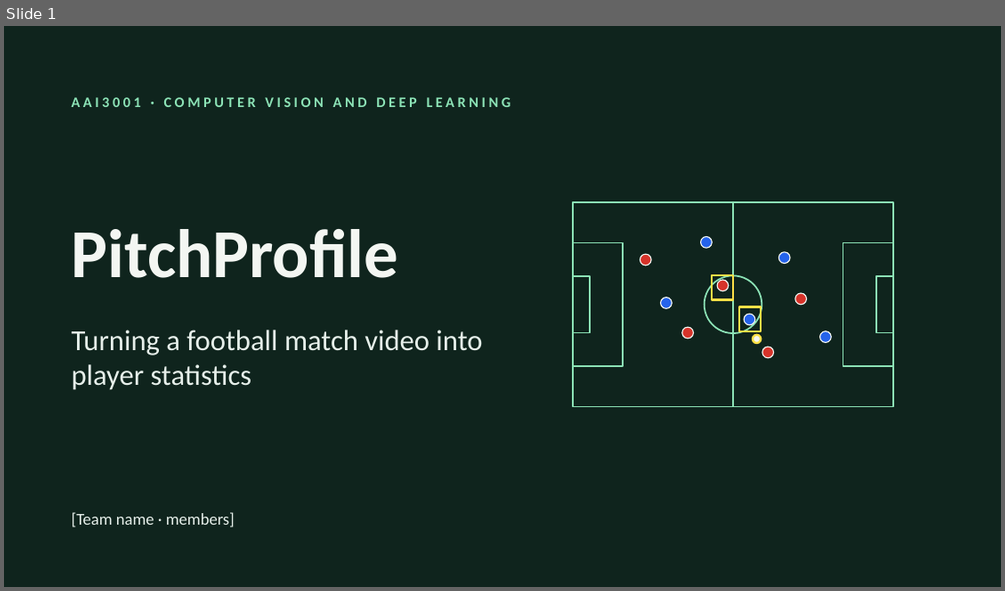
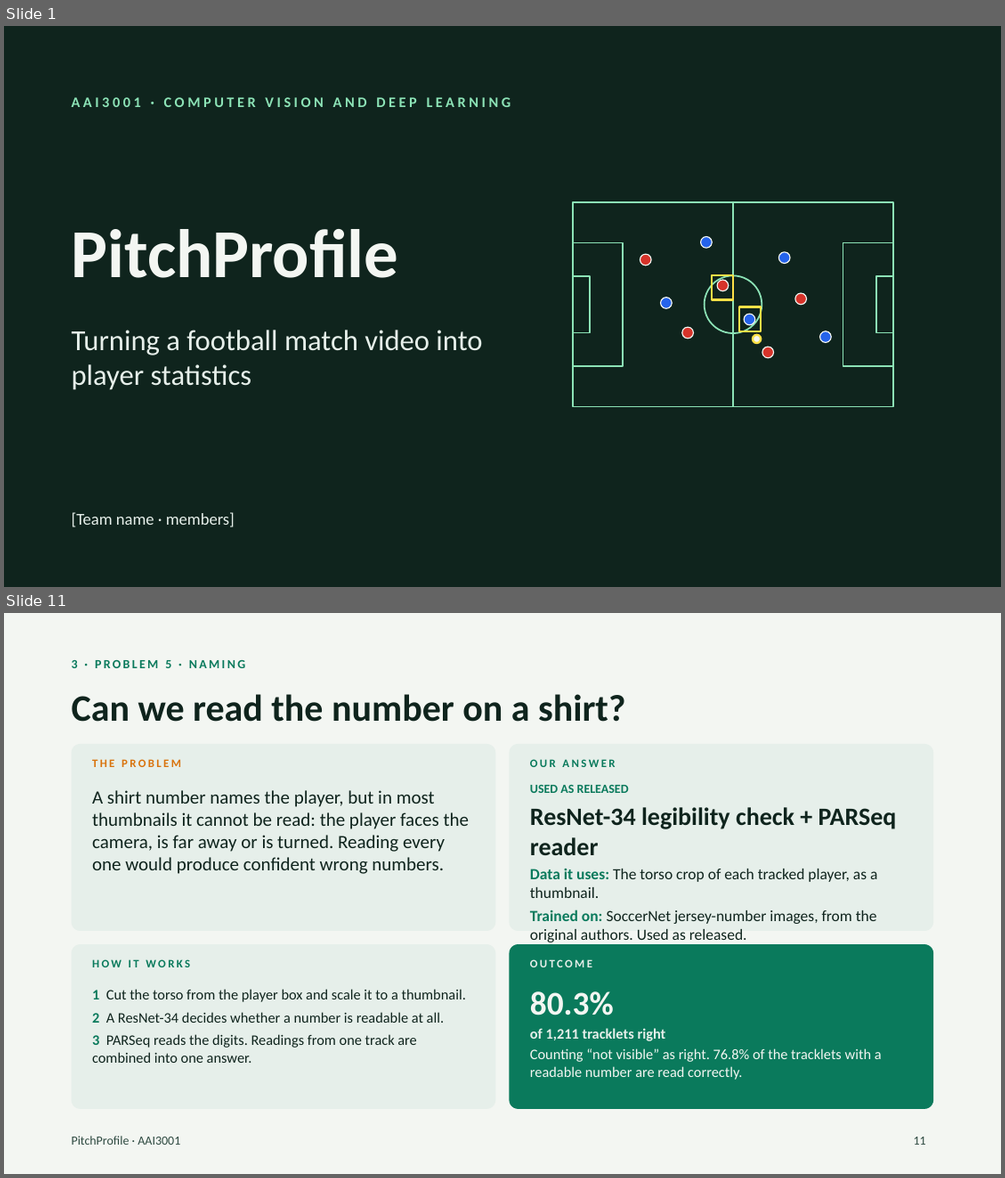
Before and after one commit to havochadi/AIFootballProfiler, a slide deck: Documentation/PitchProfile_Presentation.pptx. Shown one above the other, each under a label of ours: slide 1 before the commit, slides 1 and 11 after it; the slides between them are not shown. The pictures are 1005x591 and 1005x1178 pixels, drawn with LibreOffice and Linux fonts; fonts in the diff are those of the drawing. Boxes give left, top, right and bottom in pixels: in the first picture for what was removed or moved away, otherwise in the second. Text is boxed around its words. In the diff, an @@ line names an element or a change of style, - is before the commit and + after.

```diff
--- a/Documentation/PitchProfile_Presentation.pptx
+++ b/Documentation/PitchProfile_Presentation.pptx
@@ slide 11 added at (4,613,1001,1174), background #F3F6F2 @@
@@ text added at (72,660,245,668), 12 pt, text #0A7A5C, bold @@
+3 · PROBLEM 5 · NAMING
@@ title added at (72,694,625,722), 36 pt, text #0F241D, bold @@
+Can we read the number on a shirt?
@@ rounded rectangle added at (72,744,495,931), fill #E6EFEA @@
@@ rounded rectangle added at (509,744,933,931), fill #E6EFEA @@
@@ text added at (92,759,181,767), 11 pt, text #D9730D, bold @@
+THE PROBLEM
@@ text added at (530,759,615,767), 11 pt, text #0A7A5C, bold @@
+OUR ANSWER
@@ text added at (92,790,469,874), 18 pt, text #0F241D @@
+A shirt number names the player, but in most thumbnails it cannot be read: the player faces the camera, is far away or is turned. Reading every one would produce confident wrong numbers.
@@ text added at (530,785,897,942), 15 pt, text #0F241D @@
+USED AS RELEASED
+ResNet-34 legibility check + PARSeq reader
+Data it uses: The torso crop of each tracked player, as a thumbnail.
+Trained on: SoccerNet jersey-number images, from the original authors. Used as released.
@@ rounded rectangle added at (72,944,495,1109), fill #E6EFEA @@
@@ text added at (92,959,190,967), 11 pt, text #0A7A5C, bold @@
+HOW IT WORKS
@@ rounded rectangle added at (509,944,933,1109), fill #0A7A5C @@
@@ text added at (530,959,592,967), 11 pt, text #E6EFEA, bold @@
+OUTCOME
@@ text added at (92,989,466,1062), 14 pt, text #0F241D @@
+1 Cut the torso from the player box and scale it to a thumbnail.
+2 A ResNet-34 decides whether a number is readable at all.
+3 PARSeq reads the digits. Readings from one track are combined into one answer.
@@ text added at (530,991,882,1079), 14 pt, text #F3F6F2 @@
+80.3%
+of 1,211 tracklets right
+Counting “not visible” as right. 76.8% of the tracklets with a readable number are read correctly.
@@ text added at (72,1135,180,1144), 12 pt, text #2E4A41 @@
+PitchProfile · AAI3001
@@ page number added at (914,1136,926,1144), 12 pt, text #2E4A41 @@
+11
```
Also in this commit, not shown: 5 slides changed, 27 other slides added, 2 slides removed, 1 other file.
